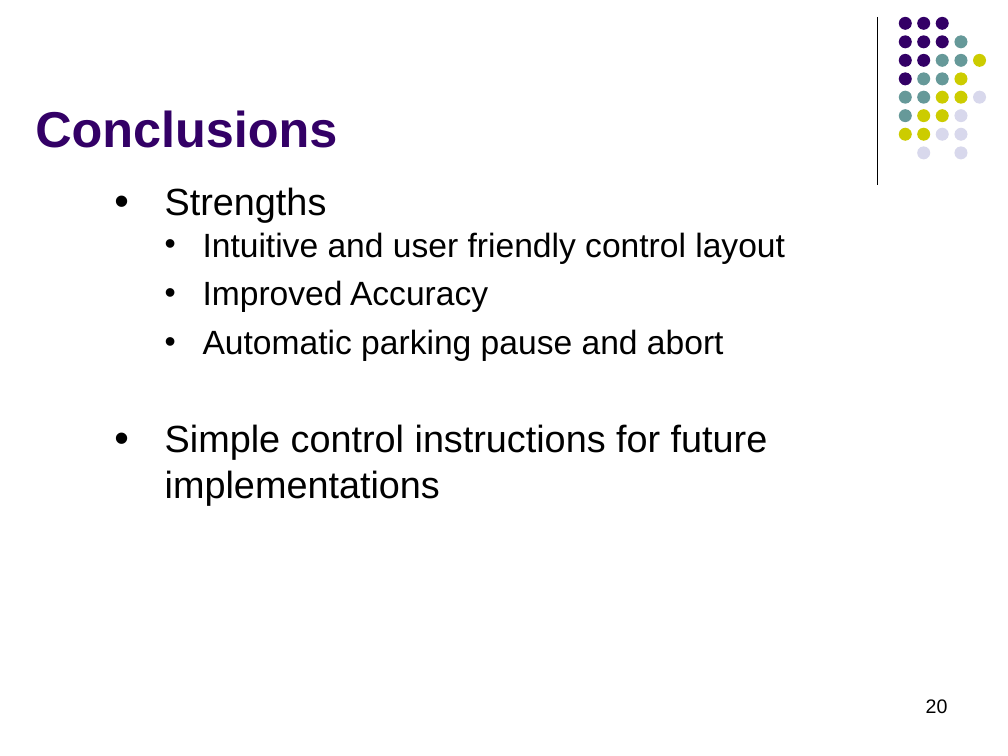
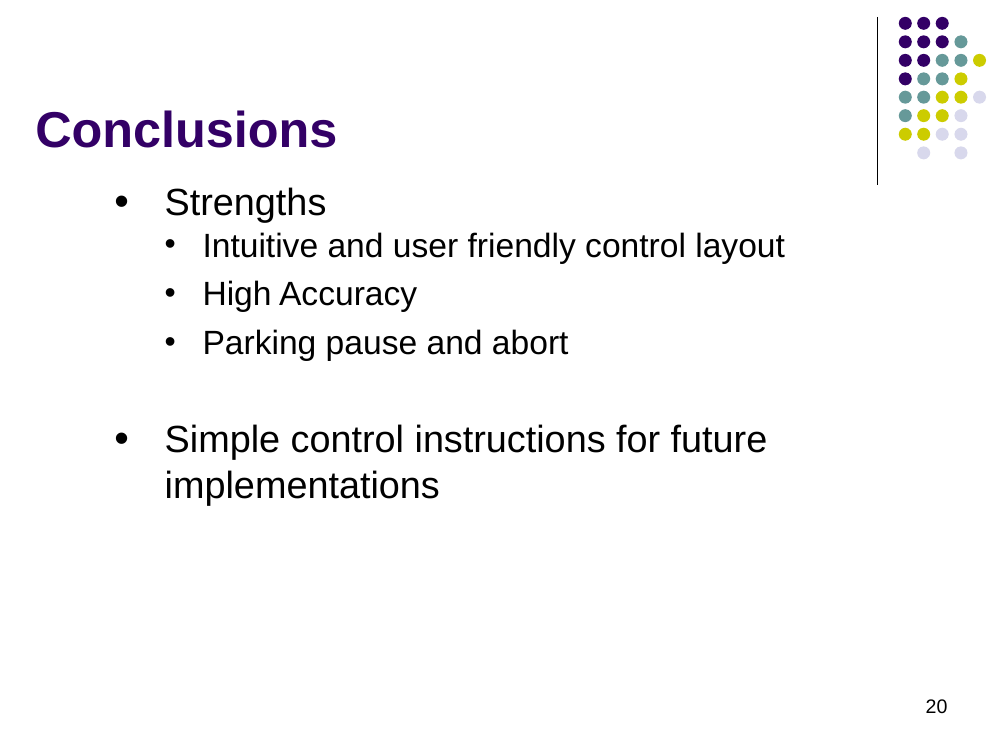
Before and after one commit to g-yotam/AutoBot-Parking, a slide deck: slide 20 of ECE2031Presentation.pptx. Drawn at 1008x756 pixels with LibreOffice and Linux fonts; fonts in the diff are those of the drawing. Boxes give left, top, right and bottom in pixels: in the first picture for what was removed or moved away, otherwise in the second. Text is boxed around its words. In the diff, an @@ line names an element or a change of style, - is before the commit and + after.

```diff
--- a/ECE2031Presentation.pptx
+++ b/ECE2031Presentation.pptx
@@ text at [203, 280, 569, 361]: text changed @@
-  • Improved Accuracy
-  • Automatic parking pause and abort
+  • High Accuracy
+  • Parking pause and abort
```
Also in this commit, not shown: 1 other slide changed.
